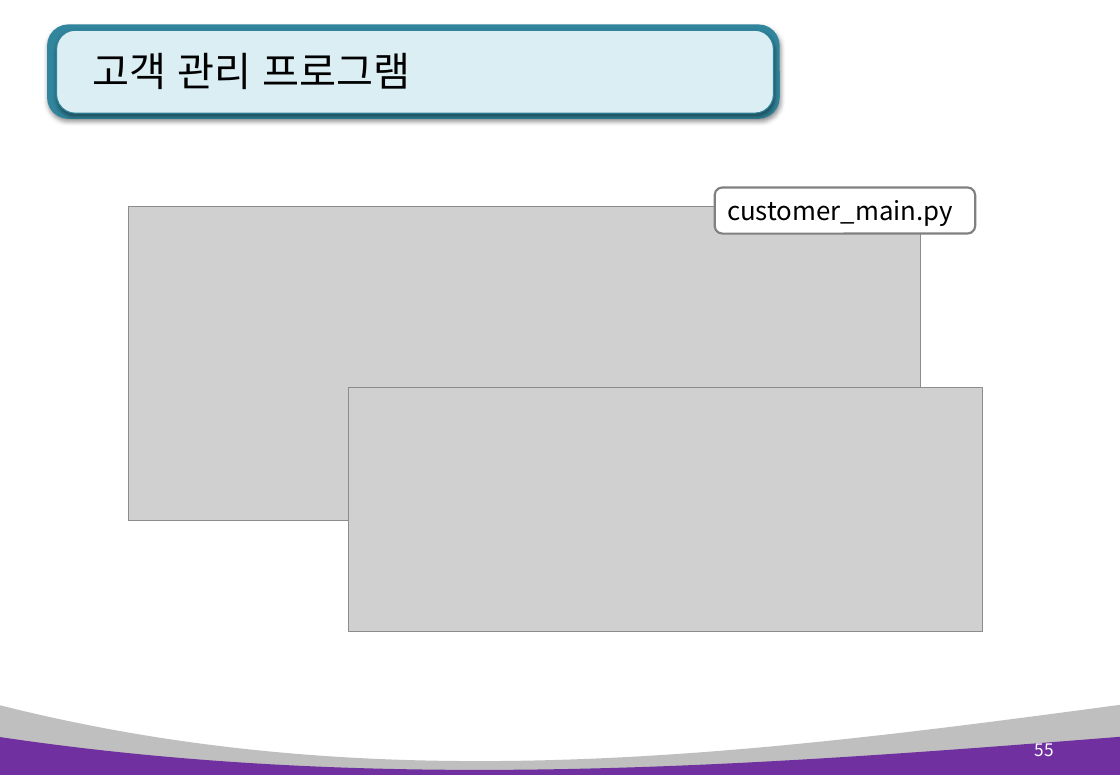
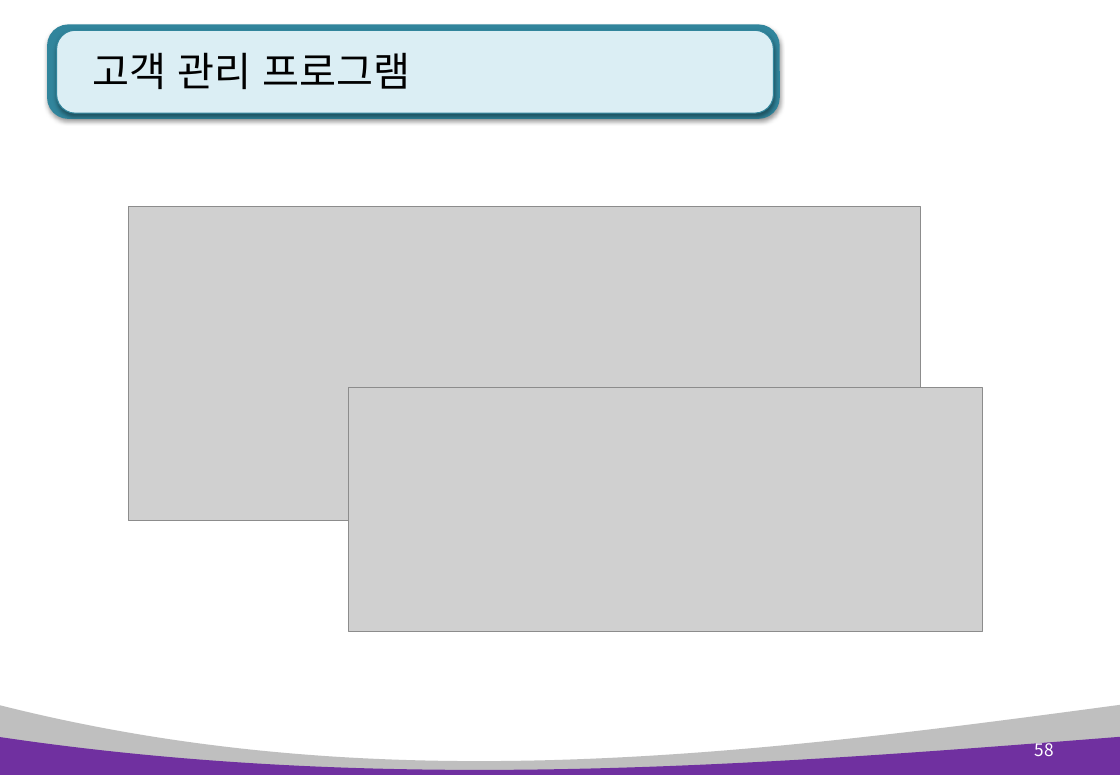
Before and after one commit to kiyongee2/green_project_web, a slide deck: slide 58 of python_ppt/Python 7장. 클래스와 상속 .pptx (slide 55 before the commit). Drawn at 1120x775 pixels with LibreOffice and Linux fonts; fonts in the diff are those of the drawing; grey boxes stand for pictures. Boxes give left, top, right and bottom in pixels: in the first picture for what was removed or moved away, otherwise in the second. Text is boxed around its words. In the diff, an @@ line names an element or a change of style, - is before the commit and + after.

```diff
--- a/python_ppt/Python 7장. 클래스와 상속 .pptx
+++ b/python_ppt/Python 7장. 클래스와 상속 .pptx
@@ rounded rectangle removed at bbox=[715, 187, 975, 234] @@
-customer_main.py
@@ page number at bbox=[1034, 739, 1053, 756]: text changed @@
-55
+58
```
Also in this commit, not shown: 11 other slides changed, 3 slides added, 3 other files.
